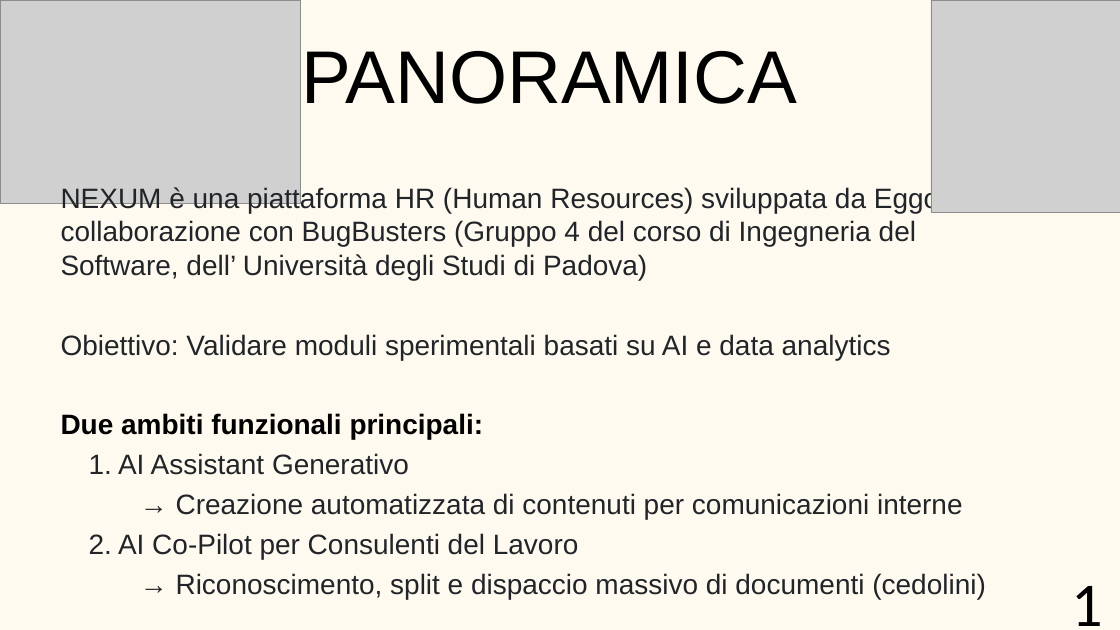
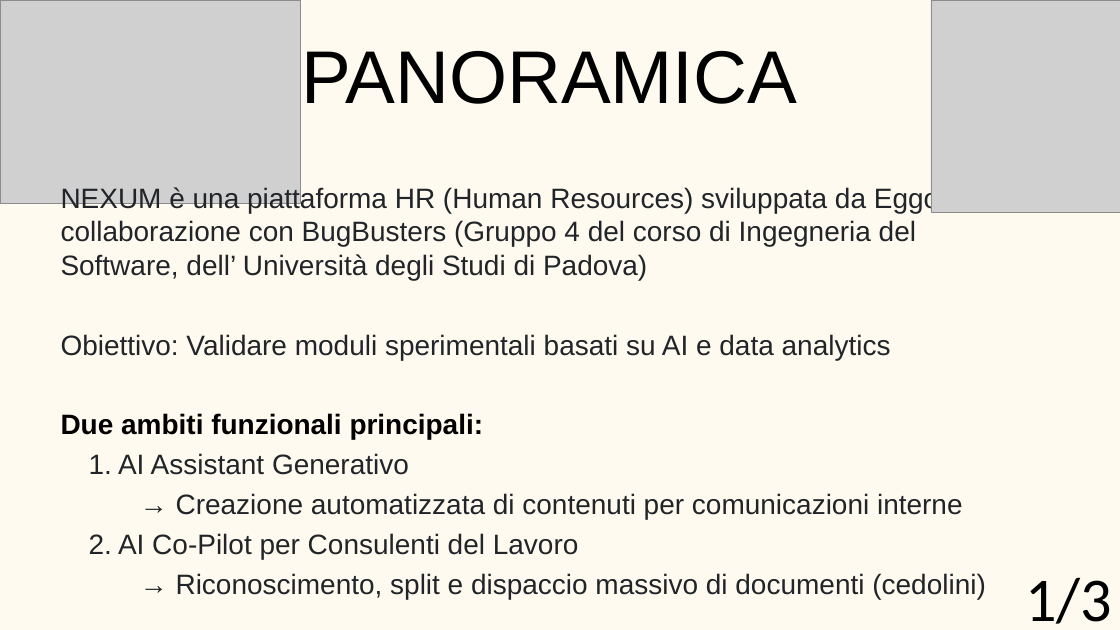
Before and after one commit to BugBustersUnipd/DocumentazioneSWE, a slide deck: slide 2 of RTB/TECNOLOGIE/Tecnologie.pptx. Drawn at 1120x630 pixels with LibreOffice and Linux fonts; fonts in the diff are those of the drawing; grey boxes stand for pictures. Boxes give left, top, right and bottom in pixels: in the first picture for what was removed or moved away, otherwise in the second. Text is boxed around its words. In the diff, an @@ line names an element or a change of style, - is before the commit and + after.

```diff
--- a/RTB/TECNOLOGIE/Tecnologie.pptx
+++ b/RTB/TECNOLOGIE/Tecnologie.pptx
@@ text at (1025, 577, 1112, 624): text changed @@
-1
+1/3
```
Also in this commit, not shown: 2 other slides changed.
